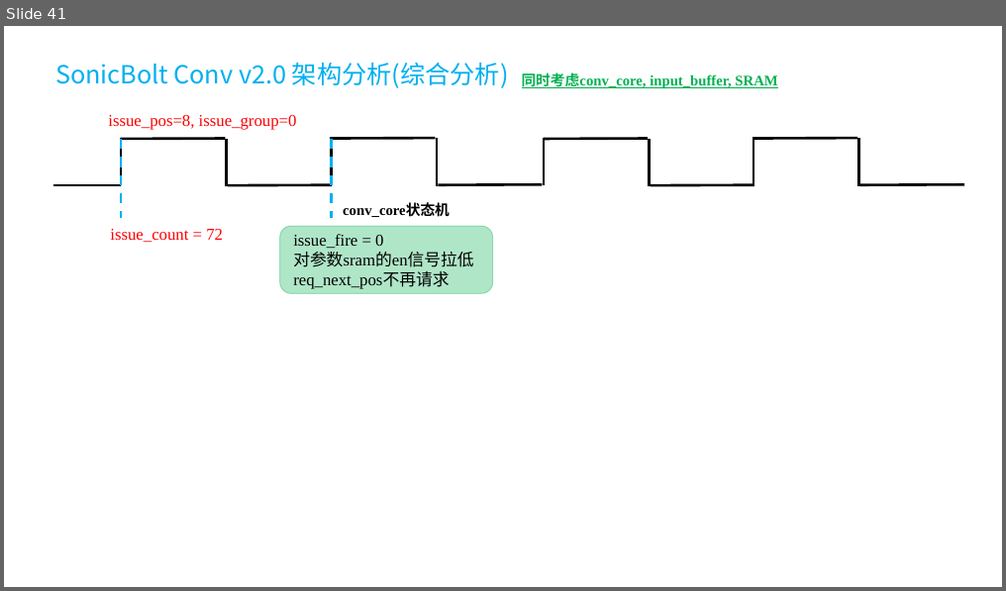
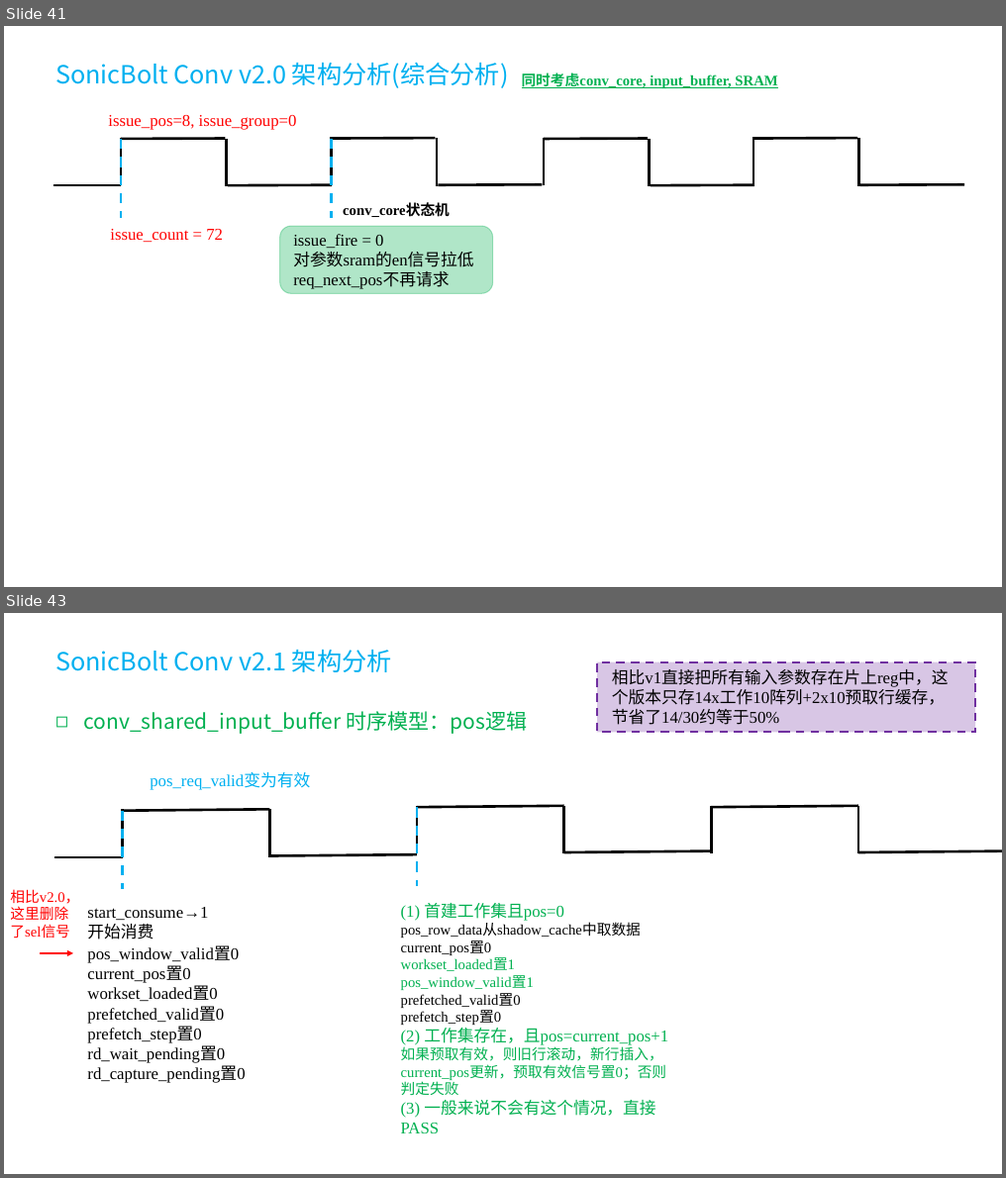
Before and after one commit to SmlCoke/2026-MST3314-SonicBolt, a slide deck: SonicBolt/docs/figures.pptx. Shown one above the other, each under a label of ours: slide 41 before the commit, slides 41 and 43 after it; the slides between them are not shown. The pictures are 1006x591 and 1006x1178 pixels, drawn with LibreOffice and Linux fonts; fonts in the diff are those of the drawing. Boxes give left, top, right and bottom in pixels: in the first picture for what was removed or moved away, otherwise in the second. Text is boxed around its words. In the diff, an @@ line names an element or a change of style, - is before the commit and + after.

Commit message:
fj: Reconstruct pipeline of Conv to improve floorplan

```diff
--- a/SonicBolt/docs/figures.pptx
+++ b/SonicBolt/docs/figures.pptx
@@ slide 43 added at [4,613,1002,1174], background #FFFFFF @@
@@ text added at [55,649,392,672], 24 pt, text #00B0F0 @@
+SonicBolt Conv v2.1 架构分析
@@ rectangle added at [598,663,976,733], fill #7030A0 at 27% opacity, outline #7030A0 2 pt dashed @@
@@ text added at [612,669,948,725], 16 pt, text #000000 @@
+相比v1直接把所有输入参数存在片上reg中，这个版本只存14x工作10阵列+2x10预取行缓存，节省了14/30约等于50%
@@ text added at [83,711,528,734], 20 pt, text #00B050 @@
+◻ conv_shared_input_buffer 时序模型：pos逻辑
@@ text added at [150,772,310,790], 16 pt, text #00B0F0 @@
+pos_req_valid变为有效
@@ line added from (122, 809) to (122, 858), #000000 2.5 pt @@
@@ line added from (122, 811) to (269, 809), #000000 2.5 pt @@
@@ line added from (122, 811) to (122, 890), #00B0F0 2.5 pt dashed @@
@@ line added from (269, 809) to (269, 858), #000000 2.5 pt @@
@@ line added from (417, 806) to (417, 854), #000000 2.5 pt @@
@@ line added from (417, 808) to (564, 806), #000000 2.5 pt @@
@@ line added from (417, 808) to (417, 886), #00B0F0 2.5 pt dashed @@
@@ line added from (564, 806) to (564, 854), #000000 2.5 pt @@
@@ line added from (712, 806) to (712, 854), #000000 2.5 pt @@
@@ line added from (712, 808) to (858, 806), #000000 2.5 pt @@
@@ line added from (858, 806) to (858, 854), #000000 2.5 pt @@
@@ line added from (54, 858) to (122, 858), #000000 2.5 pt @@
@@ line added from (269, 857) to (417, 855), #000000 2.5 pt @@
@@ line added from (564, 853) to (712, 851), #000000 2.5 pt @@
@@ line added from (858, 853) to (1002, 851), #000000 2.5 pt @@
@@ text added at [10,889,79,939], 14 pt, text #FF0000 @@
+相比v2.0，这里删除了sel信号
@@ text added at [87,907,208,940], 16 pt, text #000000 @@
+start_consume→1
+开始消费
@@ text added at [401,903,668,1134], 14 pt, text #00B050 @@
+(1) 首建工作集且pos=0
+pos_row_data从shadow_cache中取数据
+current_pos置0
+workset_loaded置1
+pos_window_valid置1
+prefetched_valid置0
+prefetch_step置0
+(2) 工作集存在，且pos=current_pos+1
+如果预取有效，则旧行滚动，新行插入，current_pos更新，预取有效信号置0；否则判定失败
+(3) 一般来说不会有这个情况，直接PASS
@@ arrow added from (40, 954) to (73, 954), #FF0000 1.5 pt @@
@@ text added at [87,947,245,1083], 16 pt, text #000000 @@
+pos_window_valid置0
+current_pos置0
+workset_loaded置0
+prefetched_valid置0
+prefetch_step置0
+rd_wait_pending置0
+rd_capture_pending置0
```
Also in this commit, not shown: 1 slide changed, 5 other slides added, 5 other files.
